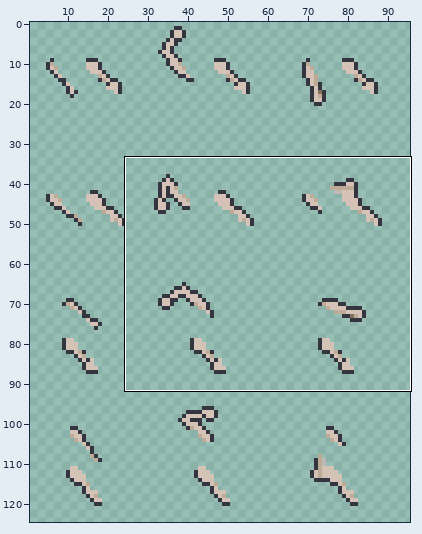
One commit to this sprite sheet: Sprites/Player/Arms/attack_arms.png. Above, an overview of the earlier version with the close-up marked.
Close-up. As it was:
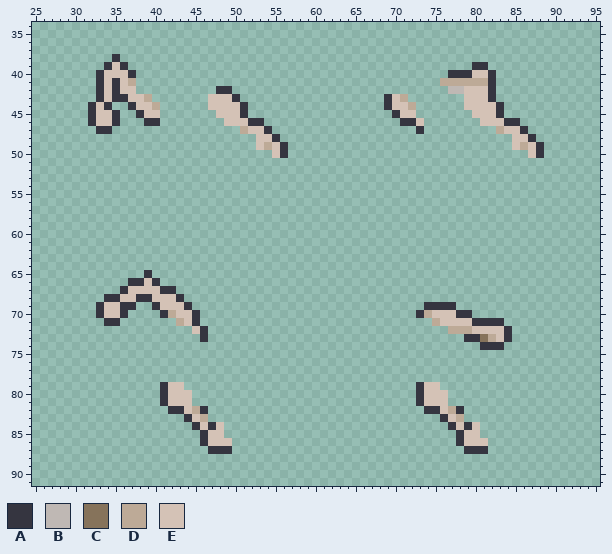
The file is 96x128 pixels. Shown: x 25..95, y 34..91. The wide view leaves out empty margins.
Palette (. is transparent): A #353540  B #bfb8b4  C #86735b  D #bdaa97  E #d4c2b6
Pixels before (only the part around the change), first column x 25:
34 .......................................................................
35 .......................................................................
36 .......................................................................
37 .......................................................................
38 ..........A............................................................
39 .........AEA...........................................AA..............
40 ........AEEEA.......................................AAAEEA.............
41 ........AEAED......................................DDDDDDA.............
42 ........AEAEE..........AA...........................BBEEEA.............
43 ........AEAAEED.......EEEA..................AED.......EEEA.............
44 .......AEA..AEED......EEEEA.................AEED......EEEEA............
45 .......AEEA..AEE.......EEEA..................AEE.......EEEA............
46 .......AEEA...AA........EEEAA.................AAE.......EEEAA..........
47 ........AA................DEEA..................A.........DEEA.........
48 ............................EEA.............................EEA........
49 ............................EDEA............................EDEA.......
50 ..............................EA..............................EA.......
51 .......................................................................
52 .......................................................................
53 .......................................................................
54 .......................................................................
55 .......................................................................
56 .......................................................................
57 .......................................................................
58 .......................................................................
59 .......................................................................
60 .......................................................................
61 .......................................................................
62 .......................................................................
63 .......................................................................
64 .......................................................................
65 ..............A........................................................
66 ............AAEA.......................................................
67 ...........AEEEEAA.....................................................
68 .........AAEEAAEEEA....................................................
69 ........AEEAA..AEEEA.............................AAAA..................
70 ........AEEA....ADEEA...........................ADEEEAA................
71 .........AA.......DEA.............................DEEEEAAAA............
72 ....................EA..............................DDDEEEEA...........
73 .....................A................................AACDEA...........
74 ........................................................AAA............
75 .......................................................................
76 .......................................................................
77 .......................................................................
78 .......................................................................
79 ................AEE.............................AEE....................
80 ................AEEE............................AEEE...................
81 ................AEEE............................AEEE...................
82 .................AAEDA...........................AAEDA.................
83 ...................AED.............................AED.................
84 ....................AEAE............................AEAE...............
85 .....................AEE.............................AEE...............
86 .....................AEEE............................AEEE..............
87 ......................AAA.............................AAA..............
88 .......................................................................
89 .......................................................................
90 .......................................................................
91 .......................................................................
The same view after the edit:
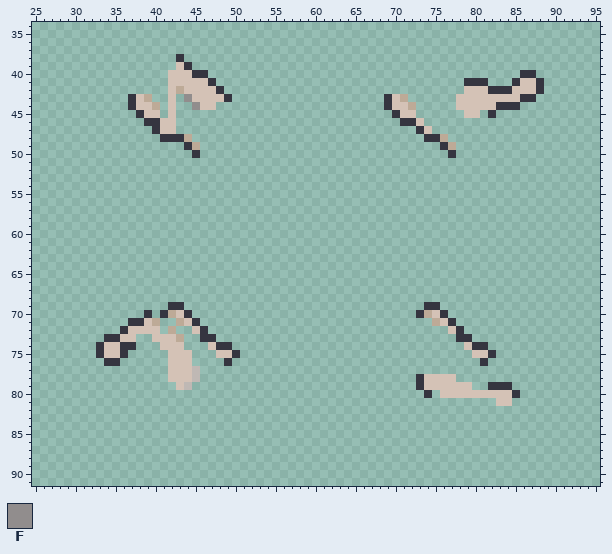
Colours new in this view: F #918d8d
Edits made:
Changed rows in their new state; - is an unchanged pixel.
first column x 32:
38 ---.-------A---------------------------------------------
39 --...------EA-----------------------------------..-------
40 -.....----EEEAA------------------------------......---AA-
41 -.....----EEEEEA----------------------------...AAA.--AEEA
42 -.....----EDEEEE-.---------------------------..----AAEEEA
43 -....A----E-FEE--A.---------------------------E---EEEEAA-
44 ...-------E--FE-....--------------------------E-----AA---
45 ....------E-----....---------------------------E-.A.-----
46 ....-----EE------.....---------------------------.....---
47 -..-----AEE--------....-------------------E--------....--
48 ---------AAAD--------...------------------AAD--------...-
49 ------------AD-------....-------------------AD-------....
50 -------------A---------..--------------------A---------..
first column x 33:
65 ------.----------------------------------------------
66 ----....---------------------------------------------
67 ---.......-------------------------------------------
68 -..........------------------------------------------
69 .....--..AA.-------------------------------..--------
70 ....--A----A.------------------------------A...------
71 -..-AAED------------------------------------A......--
72 ---AEEEE-D----------------------------------EA......-
73 -AAEE--EEED---A------------------------------A-.....-
74 AEEAA---EEE---EAA-----------------------------EA-..--
75 AEEA-----EEE---EEA-----------------------------EEA---
76 -AA------EEE----A-------------------------------A----
77 ---------EEEB----------------------------------------
78 ---------EEEB---------------------------AEEEE--------
79 --------..-B-------------------------------EEEE--AAA-
80 --------....----------------------------.A.-EEEEEEEEA
81 --------....----------------------------....------EE-
82 ---------.....---------------------------.....-------
83 -----------...-----------------------------...-------
84 ------------....----------------------------....-----
85 -------------...-----------------------------...-----
86 -------------....----------------------------....----
87 --------------...-----------------------------...----
